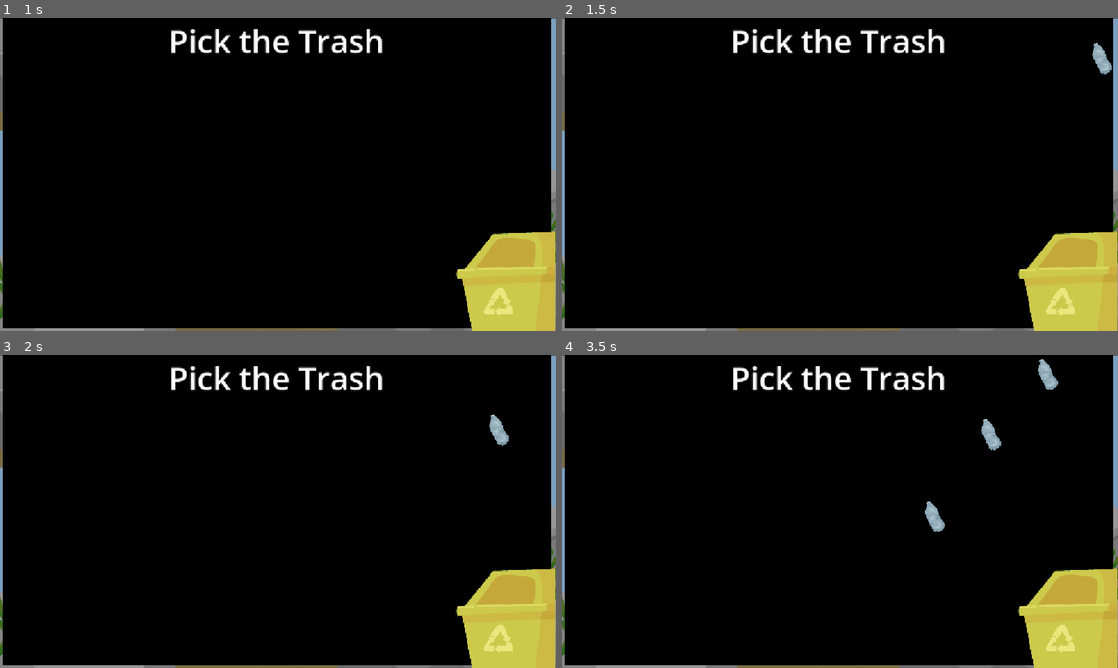
Above: before the commit, frames 1-4 (two rows, left to right).
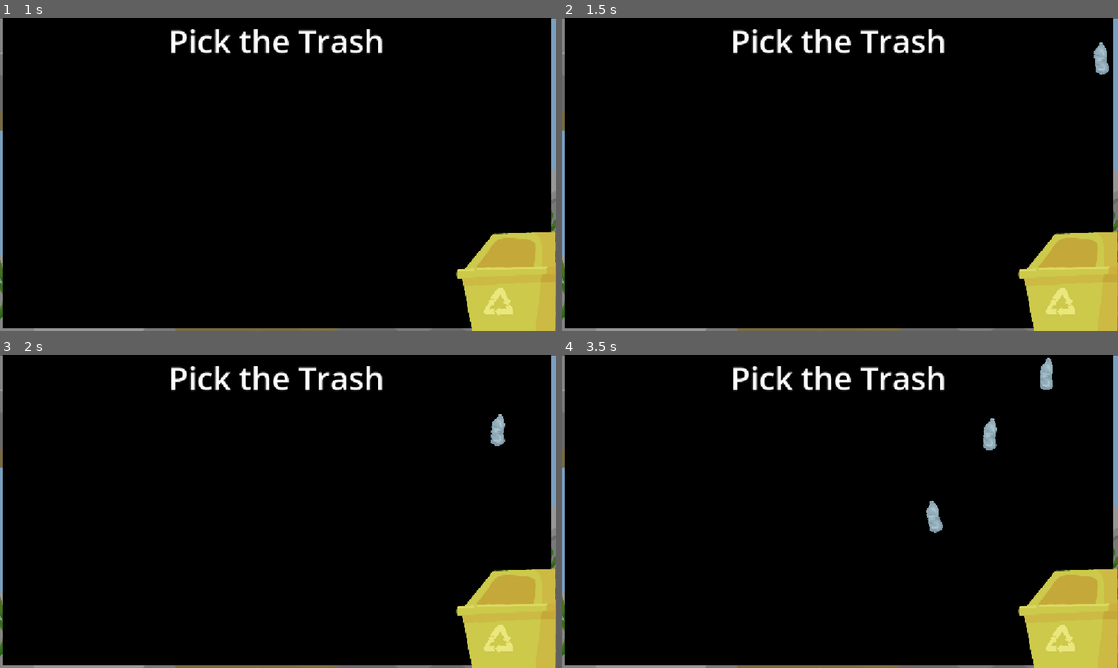
Above: after the commit, the same moments.

Repository: bldng1337/splash
Game: Godot game, scene res://main.tscn
Same seed, same stepped clock (60 frames per second), same inputs: the game is played once before the commit and once after it. Video files are missing from this copy of the repository; at most half a second of black plays in their place.
Inputs (mouse positions are in pixels of both pictures, inside the frame that each line leads up to):
- Up to frame 1 (1 s): tap Enter at 0.5 s; move the mouse to (400, 158) at 0.52 s; click (400, 158) at 0.67 s
- Up to frame 2 (1.5 s): move the mouse to (728, 190) at 1.27 s; click (728, 190) at 1.42 s
- Up to frame 3 (2 s): no input
- Up to frame 4 (3.5 s): move the mouse to (895, 442) at 2.02 s; click (895, 442) at 2.17 s; move the mouse to (812, 574) at 2.77 s; click (812, 574) at 2.92 s

Frame 1 is identical in both runs. In frame 2, 0.1% of the frame differs, in the area x 95-99%, y 7-19%; in frame 3, 0.1%; in frame 4, 0.4%, in the area x 65-90%, y 0-57%.

Commit message:
Add some polish

Diff:
--- a/content/W1/L1/scripts/gamecontroller.gd
+++ b/content/W1/L1/scripts/gamecontroller.gd
@@ -84,6 +84,7 @@
 	return (dir_index + 2) % 4
 
 func spawn_pipes() -> void:
+	var guaranteed_wrong=1+floor(randf()*(path_cells.size()-2))
 	for i in range(path_cells.size()):
 		var cell = path_cells[i]
 		var pos = Vector2(cell.x * cell_size + grid_offset.x, cell.y * cell_size + grid_offset.y)
@@ -110,10 +111,13 @@
 		var correct_rotation = find_correct_rotation(pipe_type, needed_dirs)
 
 		var initial_rotation = randi() % 4
-		if randf() < 0.2:
+		if randf() < 0.3:
 			initial_rotation = correct_rotation
 		if i==0 or i==path_cells.size()-1:
 			initial_rotation = correct_rotation
+		if i==guaranteed_wrong:
+			while initial_rotation==correct_rotation:
+				initial_rotation = randi() % 4
 		pipe_rotations.append(initial_rotation)
 
 		var pipe_sprite = Sprite2D.new()
@@ -179,8 +183,21 @@
 
 func rotate_pipe(index: int) -> void:
 	pipe_rotations[index] = (pipe_rotations[index] + 1) % 4
-	pipes[index].rotation_degrees = pipe_rotations[index] * 90
+	# pipes[index].rotation_degrees = pipe_rotations[index] * 90
 	check_win_condition()
+
+func _process(delta: float) -> void:
+	for i in range(pipes.size()):
+		var pipe = pipes[i]
+		var target_rotation = pipe_rotations[i]
+		if pipe.rotation_degrees != target_rotation * 90:
+			if target_rotation == 4 or target_rotation == 0:
+				var next_rotation = pipe.rotation_degrees + delta * 1000
+				if next_rotation >= 360:
+					next_rotation = 0
+				pipe.rotation_degrees = next_rotation
+				return
+			pipe.rotation_degrees = lerp(pipe.rotation_degrees, target_rotation * 90.0, delta * 20)
 
 func check_win_condition() -> void:
 	for i in range(pipes.size()):
--- a/content/W2/L2/scripts/bucket.gd
+++ b/content/W2/L2/scripts/bucket.gd
@@ -18,13 +18,30 @@
 
 @export var collection: Node2D
 
+var last_position: float
+var velocities: Array[float] = []
+
 func _ready() -> void:
 	global_position.x = get_global_mouse_position().x
+	last_position = global_position.x
+
+func process_movement():
+	global_position.x =get_global_mouse_position().x
+	var velocity = global_position.x - last_position
+	last_position = global_position.x
+	velocities.push_back(velocity)
+	if velocities.size() > 10:
+		velocities.pop_front()
+	var avg_velocity = 0.0
+	for v in velocities:
+		avg_velocity += v
+	avg_velocity /= velocities.size()
+	return avg_velocity
 
 func _process(_delta: float) -> void:
 	if Engine.is_editor_hint():
 		return
-	global_position.x =get_global_mouse_position().x
+	rotation_degrees = process_movement()
 	var node_shape=CircleShape2D.new()
 	node_shape.radius=10
 	for node:Node2D in collection.get_children():
--- a/content/W2/L2/scripts/drop.gd
+++ b/content/W2/L2/scripts/drop.gd
@@ -4,7 +4,7 @@
 @export var sprite: Sprite2D
 
 var is_shit: bool = false
-var speed: float = 300
+var speed: float = 250
 
 func _ready() -> void:
 	is_shit=randi()%2==0
@@ -15,5 +15,5 @@
 
 
 func _process(delta: float) -> void:
-	speed+=delta*400
+	speed+=delta*600
 	global_position+=Vector2(0,speed*delta)
--- a/content/W2/L2/scripts/spawner.gd
+++ b/content/W2/L2/scripts/spawner.gd
@@ -42,6 +42,7 @@
 	var pos=shape.get_rect().position
 	var size=shape.get_rect().size
 	spawned.position = Vector2(randf_range(pos.x, pos.x+size.x), randf_range(pos.y, pos.y+size.y))
+	spawned.scale*=1.1
 	numspawned+=1
 
 
--- a/content/W2/river/main.tscn
+++ b/content/W2/river/main.tscn
@@ -6,6 +6,7 @@
 [ext_resource type="Texture2D" uid="uid://bcecjsvdhu5eb" path="res://assets/W2LVL1/mülltonne.png" id="4_6vmr2"]
 [ext_resource type="VideoStream" uid="uid://cdn6x016xddbx" path="res://assets/W2LVL1/output.ogv" id="4_m1ywy"]
 [ext_resource type="Script" uid="uid://bdqhaxdwqeonn" path="res://content/W2/river/picker.gd" id="5_0v4l1"]
+[ext_resource type="PackedScene" uid="uid://c48155l6qstq6" path="res://content/W2/river/trash_effect.tscn" id="7_s3yqy"]
 
 [sub_resource type="Curve2D" id="Curve2D_k0oon"]
 bake_interval = 512.0
@@ -56,6 +57,7 @@
 script = ExtResource("5_0v4l1")
 collection = NodePath("../Spawner")
 trash = NodePath("../Mülltonne")
+effect = ExtResource("7_s3yqy")
 
 [node name="Camera2D" type="Camera2D" parent="."]
 position = Vector2(579, 324)
--- a/content/W2/river/picker.gd
+++ b/content/W2/river/picker.gd
@@ -3,10 +3,12 @@
 
 @export var collection: Node2D
 @export var trash: Node2D
+@export var effect: PackedScene
 
 var _picked_up: Node2D
 
 func _ready() -> void:
+	scale=trash.scale
 	for c in collection.get_children():
 		c.picked_up=false
 
@@ -21,12 +23,40 @@
 					break
 		else:
 			if _picked_up:
-				if _picked_up.global_position.distance_to(trash.global_position)<200:
+				if is_hovered(_picked_up):
 					manager.finish_objective()
+					var despawn_effect = effect.instantiate()
+					add_child(despawn_effect)
+					despawn_effect.global_position=_picked_up.global_position
+					despawn_effect.rotation_degrees=_picked_up.rotation_degrees
 					_picked_up.queue_free()
 				_picked_up.picked_up=false
 			_picked_up=null
 
+var scale: Vector2
+
+func _process(delta: float) -> void:
+	# if not _picked_up:
+	# 	return
+	if is_hovered(_picked_up):
+		trash.scale+=delta*Vector2(1,1)
+		var max_scale=scale*1.1
+		if trash.scale.x>max_scale.x:
+			trash.scale.x=max_scale.x
+		if trash.scale.y>max_scale.y:
+			trash.scale.y=max_scale.y
+	else:
+		trash.scale-=delta*Vector2(3,3)
+		if trash.scale.x<scale.x:
+			trash.scale.x=scale.x
+		if trash.scale.y<scale.y:
+			trash.scale.y=scale.y
+
+
+func is_hovered(node: Node2D) -> bool:
+	if not node:
+		return false
+	return node.global_position.distance_to(trash.global_position)<130
 
 func pickup(node: Node2D) -> void:
 	node.picked_up=true
--- a/content/W2/river/trash.gd
+++ b/content/W2/river/trash.gd
@@ -22,11 +22,16 @@
 	var newpos=path.curve.sample_baked(_offset,true)+_relpos
 	return path.to_global(newpos)
 
+
+var time=0;
+
 func _process(delta: float) -> void:
 	if picked_up:
-		global_position=get_global_mouse_position()
+		global_position=lerp(global_position,get_global_mouse_position(),delta*20)
 		return
 	_offset+=delta*speed
+	time+=delta
+	rotation_degrees=sin(time)*2*15
 	if _offset>_len:
 		manager.fail()
 		queue_free()
--- /dev/null
+++ b/content/W2/river/trash_effect.tscn
@@ -0,0 +1,32 @@
+[gd_scene load_steps=4 format=3 uid="uid://c48155l6qstq6"]
+
+[ext_resource type="Script" uid="uid://slqtxq6tk7m3" path="res://general/despawn.gd" id="1_7tepr"]
+[ext_resource type="Texture2D" uid="uid://b4n8q0e0yn18l" path="res://assets/W2LVL1/müll2.png" id="2_338we"]
+[ext_resource type="AudioStream" uid="uid://dlebc8t6ow6xq" path="res://assets/W2LVL1/TrashSound.mp3" id="3_vtjem"]
+
+[node name="TrashEffect" type="Node2D"]
+script = ExtResource("1_7tepr")
+despawn_time = 6.0
+
+[node name="CPUParticles2D" type="CPUParticles2D" parent="."]
+amount = 5
+texture = ExtResource("2_338we")
+lifetime = 10.0
+explosiveness = 1.0
+randomness = 0.04
+lifetime_randomness = 0.19
+direction = Vector2(0, -1)
+spread = 90.0
+initial_velocity_min = 116.6
+initial_velocity_max = 251.95
+angle_min = -297.0
+angle_max = 300.9
+scale_amount_min = 0.01
+scale_amount_max = 0.2
+
+[node name="AudioStreamPlayer" type="AudioStreamPlayer" parent="."]
+stream = ExtResource("3_vtjem")
+volume_db = 20.0
+autoplay = true
+mix_target = 2
+parameters/looping = false
--- a/general/GameManager.gd
+++ b/general/GameManager.gd
@@ -29,7 +29,9 @@
 
 func next_game() -> void:
 	print("Next game %s" % randi())
-	current_game_index = randi() % games.size()
+	var last_game_index=current_game_index
+	while current_game_index==last_game_index:
+		current_game_index = randi() % games.size()
 	if current_game!=null:
 		current_game.queue_free()
 	objectives=0
--- /dev/null
+++ b/general/despawn.gd
@@ -0,0 +1,10 @@
+class_name Despawn
+extends Node
+
+var timer: float = 0.0
+@export var despawn_time: float = 1.0
+
+func _process(delta: float) -> void:
+	timer += delta
+	if timer > despawn_time:
+		queue_free()
Not shown: 1 places in content/W2/river/main.tscn that only renumber resources
Not shown, added: general/despawn.gd.uid
